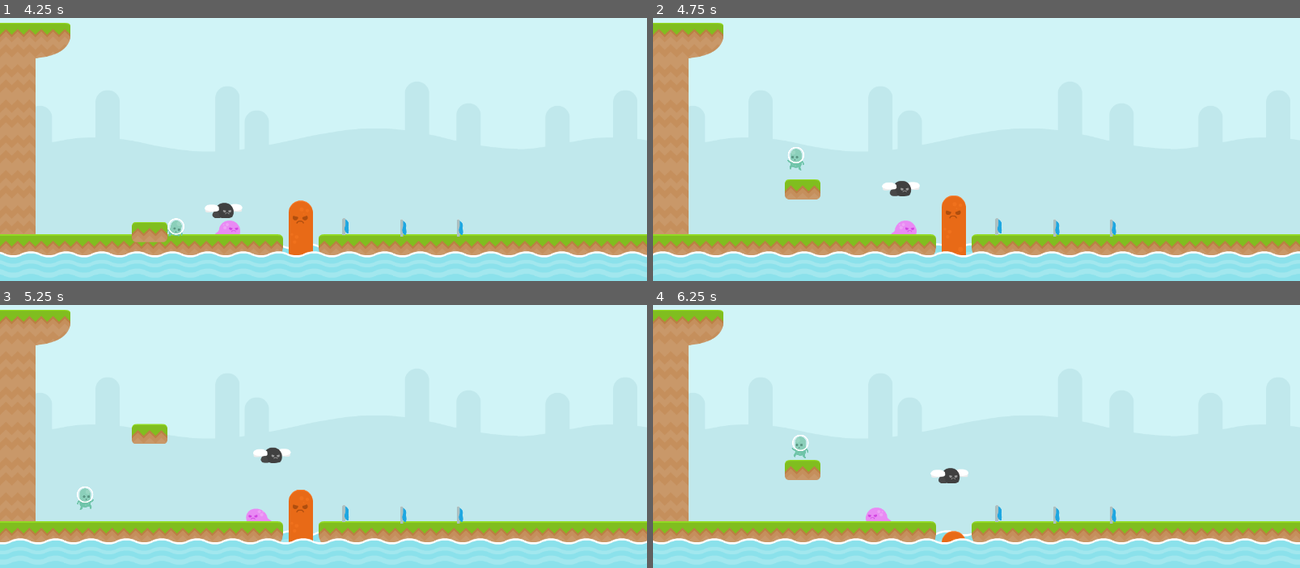
Above: before the commit, frames 1-4 (two rows, left to right).
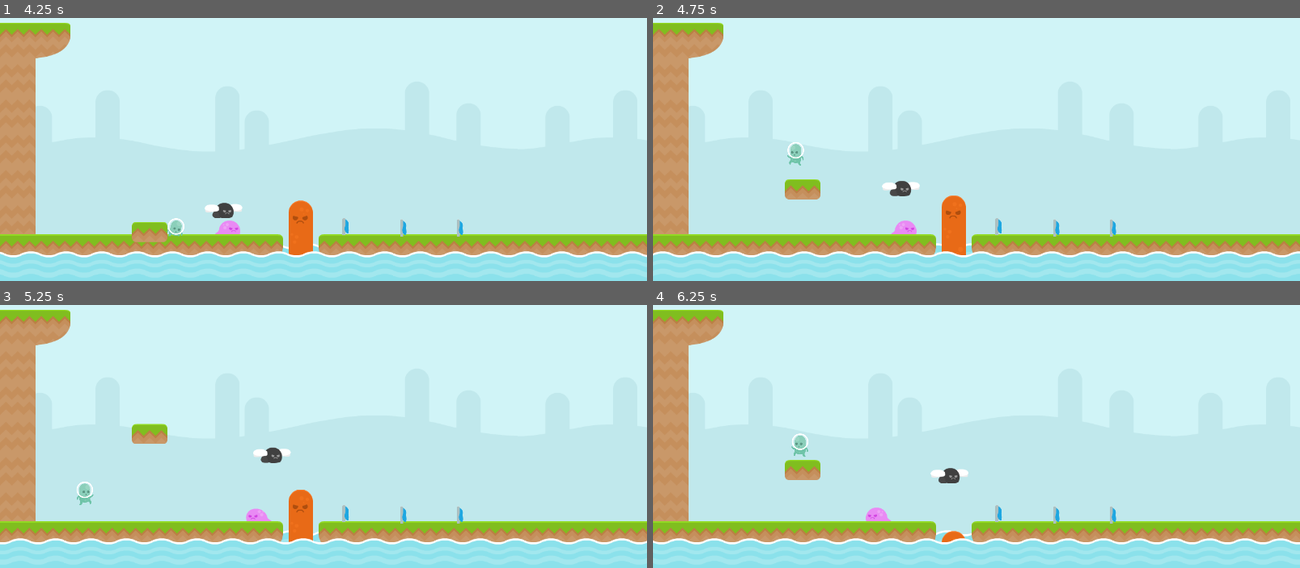
Above: after the commit, the same moments.

Repository: RafaelForbeck/the-way
Game: Godot game, scene res://scenes/phase.tscn
Two runs of this game, one before a commit and one after it. Both use one fixed random seed, a clock stepped at 60 frames per second and the inputs below.
Inputs:
- Up to frame 1 (4.25 s): tap Enter (jump) at 0.5, 0.77, 1.52, 3.02, 3.77 s; hold S (duck) 0.53-1.28 s; hold Right (move_right) 0.53-2.03 s; tap S (duck) at 1.35, 2.85 s; hold Left (move_left) 2.03-2.78 s; hold S (duck) 2.03-2.78 s; hold Right (move_right) from 2.78 s (still down); hold S (duck) from 3.53 s (still down)
- Up to frame 2 (4.75 s): release Right (move_right) at 4.28 s; release S (duck) at 4.28 s; hold Left (move_left) from 4.28 s (still down); tap S (duck) at 4.35 s; tap Enter (jump) at 4.52 s
- Up to frame 3 (5.25 s): release Left (move_left) at 5.03 s; hold Right (move_right) from 5.03 s (still down); hold S (duck) from 5.03 s (still down)
- Up to frame 4 (6.25 s): release Right (move_right) at 5.78 s; release S (duck) at 5.78 s; hold Left (move_left) from 5.78 s (still down); tap S (duck) at 5.85 s; tap Enter (jump) at 6.02 s

Frame 1 is identical in both runs. In frame 2, 0.2% of the frame differs, in the area x 20-24%, y 47-58%; in frame 3, 0.2%; in frame 4, less than 0.1%.

Commit message:
fix: player falls off the platform

Diff:
--- a/entities/platform.tscn
+++ b/entities/platform.tscn
@@ -18,3 +18,4 @@
 [node name="CollisionShape2D" type="CollisionShape2D" parent="."]
 shape = SubResource("RectangleShape2D_vb1vw")
 one_way_collision = true
+one_way_collision_margin = 10.0
--- a/scripts/player.gd
+++ b/scripts/player.gd
@@ -72,7 +72,6 @@
 	collisionShape.position.y = 6
 	hitBox.shape.size.y = 82
 	hitBox.position.y = 7
-	position.y -= 5
 
 func go_to_hurted_state():
 	status = PlayerState.HURTED
